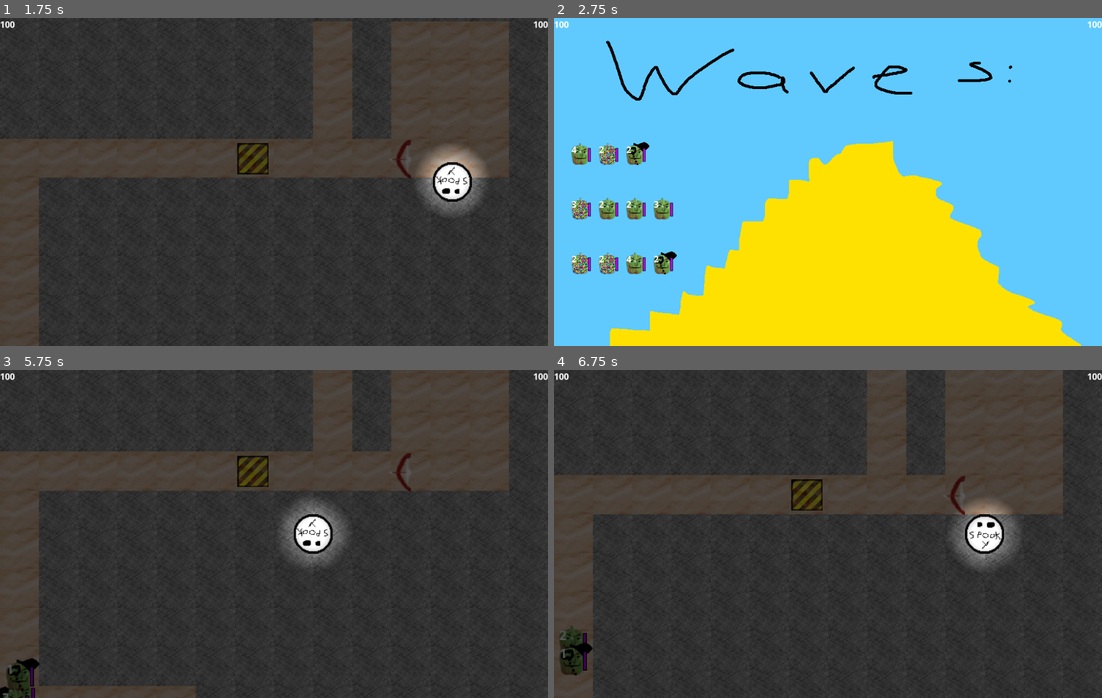
Above: before the commit, frames 1-4 (two rows, left to right).
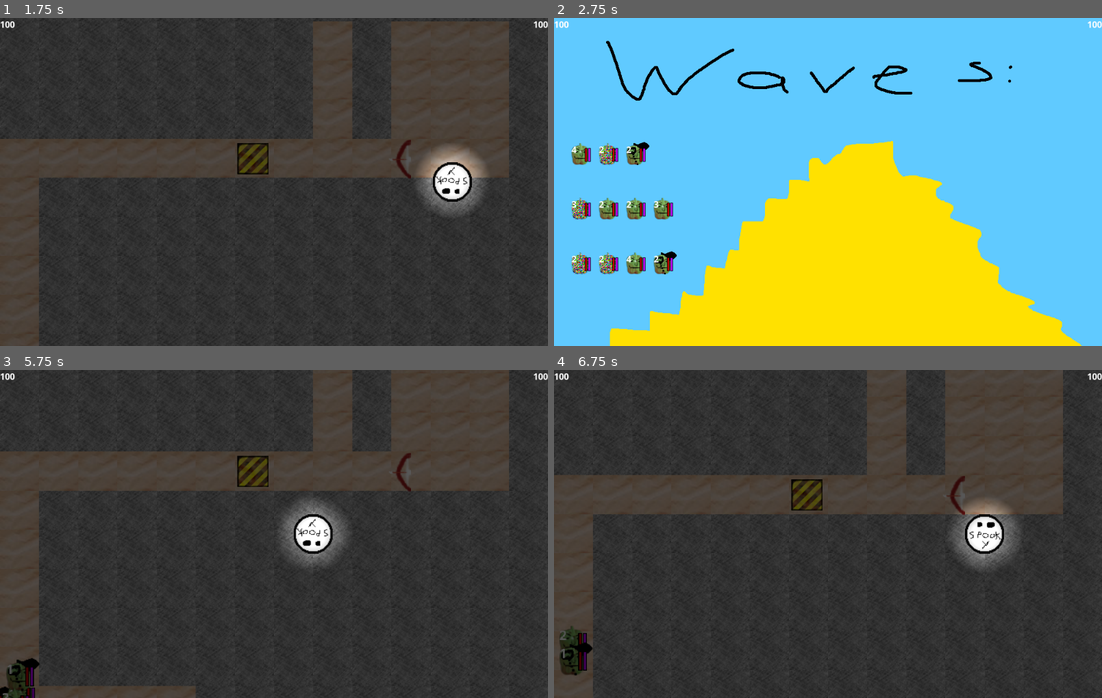
Above: after the commit, the same moments.

Repository: Solid-Squid-Contingent/LD-48
Game: Godot game, scene res://scenes/Main.tscn
The game is run twice, just before and just after one commit, with the same random seed, the same clock (stepped at 60 frames per second) and the same inputs.
Inputs (mouse positions are in pixels of both pictures, inside the frame that each line leads up to):
- Up to frame 1 (1.75 s): tap Enter at 0.5 s; move the mouse to (252, 195) at 0.52 s; hold D (right) 0.53-1.28 s; hold Right mouse button (interact) 0.53-1.28 s; click (252, 195) at 0.67 s; move the mouse to (164, 198) at 1.27 s; hold S (down) from 1.28 s (still down); click (164, 198) at 1.35 s; right-click (164, 198) at 1.55 s
- Up to frame 2 (2.75 s): move the mouse to (882, 109) at 2.02 s; release S (down) at 2.03 s; hold D (right) from 2.03 s (still down); hold Right mouse button (interact) from 2.03 s (still down)
- Up to frame 3 (5.75 s): move the mouse to (246, 599) at 2.77 s; release D (right) at 2.78 s; release Right mouse button (interact) at 2.78 s; hold W (up) 2.78-3.53 s; tap 0 at 2.85 s; click (246, 599) at 2.92 s; right-click (246, 599) at 3.05 s; move the mouse to (438, 583) at 3.52 s; hold Right mouse button (interact) 3.53-4.28 s; hold A (left) 3.53-5.03 s; tap 9 at 3.6 s; move the mouse to (109, 484) at 4.27 s; right-click (109, 484) at 4.35 s; move the mouse to (301, 534) at 5.02 s; press the mouse at (301, 534) at 5.03 s; hold S (down) from 5.03 s (still down); right-click (301, 534) at 5.3 s
- Up to frame 4 (6.75 s): move the mouse to (575, 694) at 5.77 s; release S (down) at 5.78 s; release the mouse at (575, 694) at 5.78 s; hold D (right) 5.78-6.53 s; right-click (575, 694) at 5.85 s; click (575, 694) at 5.92 s; move the mouse to (570, 638) at 6.52 s; hold W (up) from 6.53 s (still down); hold Right mouse button (interact) from 6.53 s (still down); tap 0 at 6.6 s; click (570, 638) at 6.67 s

Frame 1 is identical in both runs. In frame 2, 0.2% of the frame differs, in the area x 5-22%, y 39-78%; in frame 3, less than 0.1%; in frame 4, less than 0.1%.

Commit message:
Add damage types and resistances

Diff:
--- a/scenes/Enemy.tscn
+++ b/scenes/Enemy.tscn
@@ -1,10 +1,11 @@
-[gd_scene load_steps=7 format=2]
+[gd_scene load_steps=8 format=2]
 
 [ext_resource path="res://resources/graphics/enemies/evilBellPepper.png" type="Texture" id=1]
 [ext_resource path="res://scripts/Enemy.gd" type="Script" id=2]
 [ext_resource path="res://resources/fonts/OpenSans-Bold.tres" type="DynamicFont" id=3]
 [ext_resource path="res://resources/graphics/enemies/BraveryFull.png" type="Texture" id=4]
 [ext_resource path="res://resources/graphics/enemies/BraveryEmpty.png" type="Texture" id=5]
+[ext_resource path="res://resources/graphics/enemies/HealthEmpty.png" type="Texture" id=6]
 
 [sub_resource type="CircleShape2D" id=1]
 radius = 20.0673
@@ -59,6 +60,20 @@
 "_edit_use_anchors_": false
 }
 
+[node name="HealthProgress" type="TextureProgress" parent="."]
+margin_left = 5.89293
+margin_top = -11.7859
+margin_right = 15.8929
+margin_bottom = 38.2141
+rect_scale = Vector2( 0.5, 0.5 )
+value = 50.0
+texture_over = ExtResource( 5 )
+texture_progress = ExtResource( 6 )
+fill_mode = 3
+__meta__ = {
+"_edit_use_anchors_": false
+}
+
 [connection signal="input_event" from="." to="." method="_on_Enemy_input_event"]
 [connection signal="area_entered" from="MergeArea" to="." method="_on_MergeArea_area_entered"]
 [connection signal="area_exited" from="MergeArea" to="." method="_on_MergeArea_area_exited"]
--- a/scripts/Enemy.gd
+++ b/scripts/Enemy.gd
@@ -28,54 +28,25 @@
 	updateGroupStats()
 
 func collideWithSpikes():
-	changeHealth(-100)
+	changeHealth(-100, Stats.DamageTypes.NORMAL)
 	print('oh snap!')
 
 func collideWithArrow():
-	changeHealth(-100)
+	changeHealth(-100, Stats.DamageTypes.NORMAL)
 	print('arrowed!')
 
 func die():
 	queue_free()
 
-func changeHealth(amount: int):
-	groupStats.health += amount
+func changeHealth(amount: int, damageType):
+	groupStats.changeHealth(amount, damageType, individualStats)
 	if groupStats.health <= 0:
 		die()
-		return
-
-	while amount <= 0:
-		var hitIndividualIndex = randi() % individualStats.size()
-		var previousHealth = individualStats[hitIndividualIndex].health
-		individualStats[hitIndividualIndex].health += amount
-		amount += previousHealth
-		if individualStats[hitIndividualIndex].health <= 0:
-			individualStats.remove(hitIndividualIndex)
-
 	updateRendering()
 
 func changeBravery(amount: int):
+	groupStats.changeBravery(amount, individualStats)
 	if groupStats.bravery <= 0:
-		return
-
-	var remainingAmount = amount
-	for stat in individualStats:
-		remainingAmount += stat.bravery
-		stat.bravery += amount * stat.bravery / groupStats.bravery
-
-	if remainingAmount < 0:
-		for stat in individualStats:
-			if stat.bravery > -remainingAmount:
-				stat.bravery += remainingAmount
-			else:
-				remainingAmount += stat.bravery
-				stat.bravery = 0
-
-	groupStats.bravery += amount
-	if groupStats.bravery <= 0:
-		for stat in individualStats:
-			stat.speed *= 5
-		updateGroupStats()
 		nextWaypoint = getNextWaypoint()
 
 	updateRendering()
@@ -204,7 +175,6 @@
 				for i in range(currentTreeNode.children.size() - 1):
 					seperateGroup(individualStats.slice(i * enemiesPerPath, (i + 1) * enemiesPerPath - 1), i)
 
-
 				individualStats = individualStats.slice(
 							(currentTreeNode.children.size() - 1) * enemiesPerPath,
 							individualStats.size())
@@ -240,6 +210,8 @@
 	$Sprite.texture = load("res://resources/graphics/enemies/" + groupStats.texturePath)
 	$BraveryProgress.max_value = groupStats.maxBravery
 	$BraveryProgress.value = groupStats.bravery
+	$HealthProgress.max_value = groupStats.maxHealth
+	$HealthProgress.value = groupStats.health
 
 func _physics_process(delta):
 	if (nextWaypoint-position).length() < 5 or nextWaypoint.x < 0:
@@ -250,7 +222,7 @@
 
 	var dir = nextWaypoint-position
 	# warning-ignore:return_value_discarded
-	move_and_slide(dir.normalized() * min(groupStats.speed, dir.length() / delta))
+	move_and_slide(dir.normalized() * min(groupStats.getActualSpeed(), dir.length() / delta))
 	for collisionIndex in range(get_slide_count()):
 		var collision = get_slide_collision(collisionIndex)
 		if collision.collider.has_method("collideWith"):
@@ -260,7 +232,10 @@
 var mergeable = false
 func _on_MergeArea_area_entered(area):
 	var enemy = area.get_parent()
-	if mergeable and enemy.mergeable and !is_queued_for_deletion():
+	if mergeable and enemy.mergeable and \
+		groupStats.bravery > 0 and enemy.groupStats.bravery > 0 and \
+		!is_queued_for_deletion():
+
 		enemy.queue_free()
 		for stat in enemy.individualStats:
 			individualStats.append(stat)
--- a/scripts/EnemySpawner.gd
+++ b/scripts/EnemySpawner.gd
@@ -8,8 +8,8 @@
 #maxHealth: int
 #texturePath: String
 var enemyTypes = [
-	Stats.new(false, false, 100, 100, 100, "evilBellPepper.png"),
-	Stats.new(false, true, 50, 100, 100, "fancyBellPepper.png")
+	Stats.new(false, false, 100, 100, 100, {Stats.DamageTypes.NORMAL : 0.1}, "evilBellPepper.png"),
+	Stats.new(false, true, 50, 100, 100, {}, "fancyBellPepper.png")
 ]
 
 var waves = []
--- a/scripts/Stats.gd
+++ b/scripts/Stats.gd
@@ -1,5 +1,9 @@
 extends Reference
 class_name Stats
+
+enum DamageTypes {
+	NORMAL, FIRE
+}
 
 var drunkPathfinding: bool
 var demolition: bool
@@ -8,6 +12,7 @@
 var health: int
 var maxBravery: int
 var bravery: int
+var resistances: Dictionary
 var texturePath: String
 
 func _init(drunkPathfinding_ = false,
@@ -15,6 +20,7 @@
 	speed_ = 100,
 	maxHealth_ = 100,
 	maxBravery_ = 100,
+	resistances_ = {},
 	texturePath_ = "evilBellPepper.png"):
 
 	drunkPathfinding = drunkPathfinding_
@@ -24,12 +30,59 @@
 	health = maxHealth
 	maxBravery = maxBravery_
 	bravery = maxBravery
+	resistances = resistances_
 	texturePath = texturePath_
 
+	for damageType in DamageTypes:
+		if !resistances.has(int(damageType)):
+			resistances[int(damageType)] = 0
+
 func duplicate():
-	var s = get_script().new(drunkPathfinding, demolition, speed, maxHealth, maxBravery, texturePath)
+	var s = get_script().new(drunkPathfinding, demolition, speed, maxHealth,
+		maxBravery, resistances.duplicate(), texturePath)
+
 	s.health = health
+	s.bravery = bravery
 	return s
+
+func getActualSpeed():
+	if bravery <= 0:
+		return speed * 5
+	return speed
+
+func changeHealth(amount: int, damageType, individualStats):
+	health += amount * (1.0 - resistances[damageType])
+	if health <= 0:
+		return
+
+	while amount <= 0:
+		var hitIndividualIndex = randi() % individualStats.size()
+		var stat = individualStats[hitIndividualIndex]
+
+		var previousHealth = stat.health
+		stat.health += amount * (1.0 - stat.resistances[damageType])
+		amount += previousHealth
+		if stat.health <= 0:
+			individualStats.remove(hitIndividualIndex)
+
+func changeBravery(amount: int, individualStats):
+	if bravery <= 0:
+		return
+
+	var remainingAmount = amount
+	for stat in individualStats:
+		remainingAmount += stat.bravery
+		stat.bravery += amount * stat.bravery / bravery
+
+	if remainingAmount < 0:
+		for stat in individualStats:
+			if stat.bravery > -remainingAmount:
+				stat.bravery += remainingAmount
+			else:
+				remainingAmount += stat.bravery
+				stat.bravery = 0
+
+	bravery += amount
 
 func update(individualStats):
 	drunkPathfinding = true
@@ -41,6 +94,9 @@
 	bravery = 0
 	texturePath = individualStats[0].texturePath
 
+	for damageType in resistances:
+		resistances[damageType] = 0
+
 	for stat in individualStats:
 		if !stat.drunkPathfinding:
 			drunkPathfinding = false
@@ -51,7 +107,13 @@
 		health += stat.health
 		maxBravery += stat.maxBravery
 		bravery += stat.bravery
+
 		if stat.texturePath != texturePath:
 			texturePath = "mixedBellPepper.png"
 
+		for damageType in resistances:
+			resistances[damageType] += stat.resistances[damageType]
+
 	speed /= individualStats.size()
+	for damageType in resistances:
+		resistances[damageType] /= individualStats.size()
Binary file added: resources/graphics/enemies/HealthEmpty.png
Not shown, added: resources/graphics/enemies/HealthEmpty.png.import
